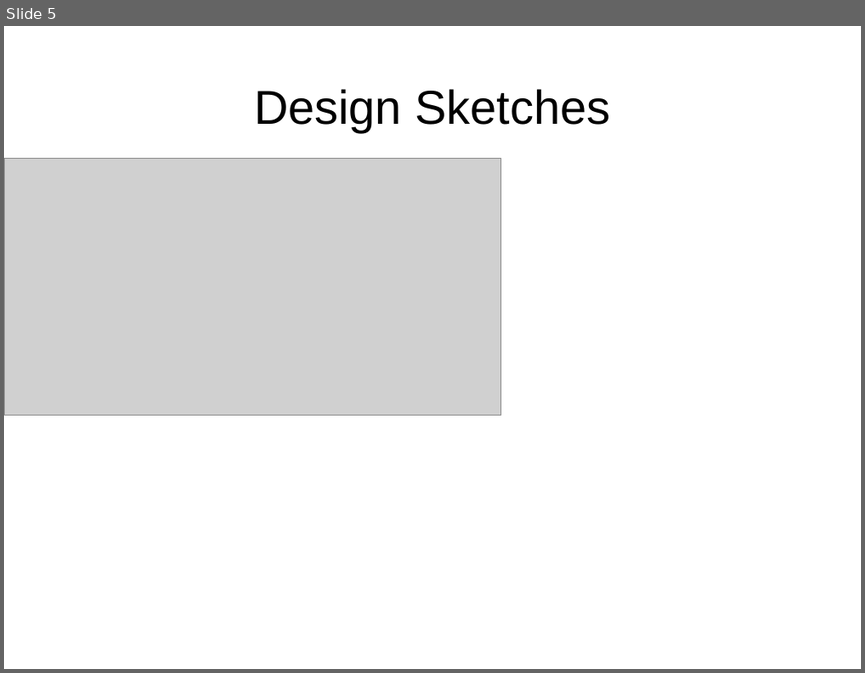
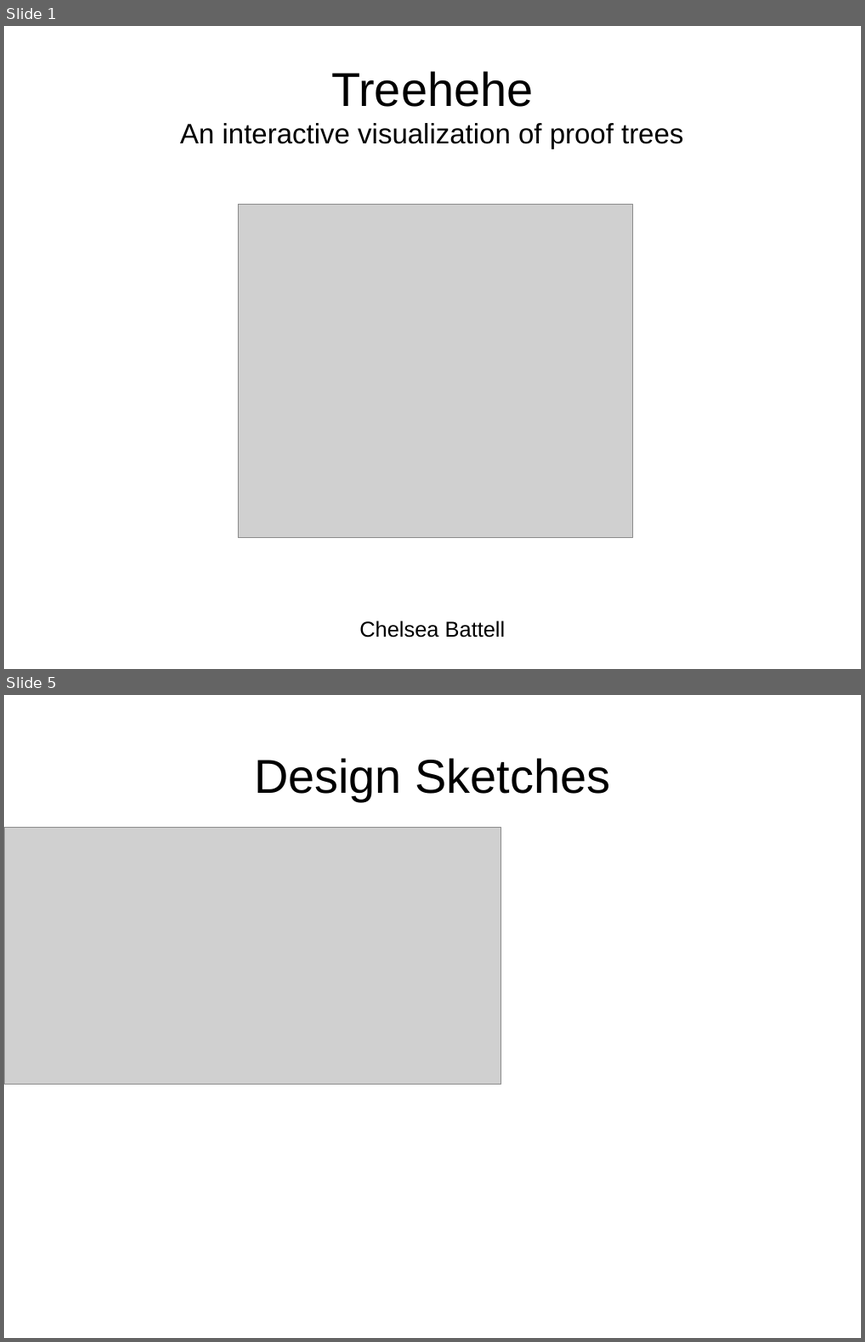
Before and after one commit to seachel/Treehehe, a slide deck: Presentation/VA_presentation.odp. Shown one above the other, each under a label of ours: slide 5 before the commit, slides 1 and 5 after it; the slides between them are not shown. The pictures are 865x673 and 865x1342 pixels, drawn with LibreOffice and Linux fonts; fonts in the diff are those of the drawing; grey boxes stand for pictures. Boxes give left, top, right and bottom in pixels: in the first picture for what was removed or moved away, otherwise in the second. Text is boxed around its words. In the diff, an @@ line names an element or a change of style, - is before the commit and + after.

Commit message:
Work on presentation: title page, InfoVis elements, demo.

```diff
--- a/Presentation/VA_presentation.odp
+++ b/Presentation/VA_presentation.odp
@@ slide 1 added at [4, 26, 861, 669], background #FFFFFF @@
@@ title added at [180, 71, 683, 637], 26 pt, text #000000 @@
+Treehehe
+An interactive visualization of proof trees
+Chelsea Battell
@@ picture added at [238, 204, 633, 538] @@
```
Also in this commit, not shown: 4 slides changed, 1 slide removed.
